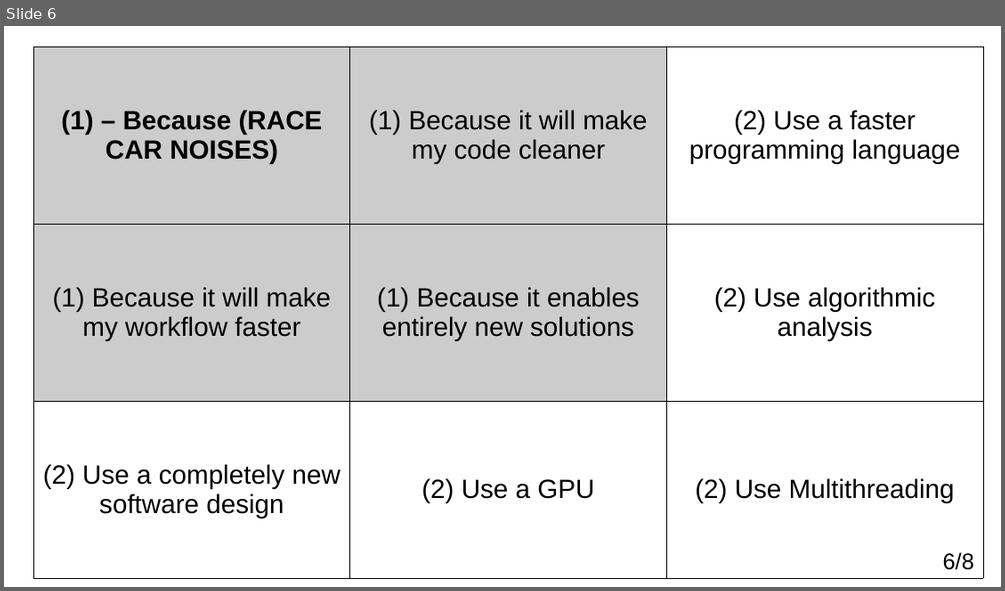
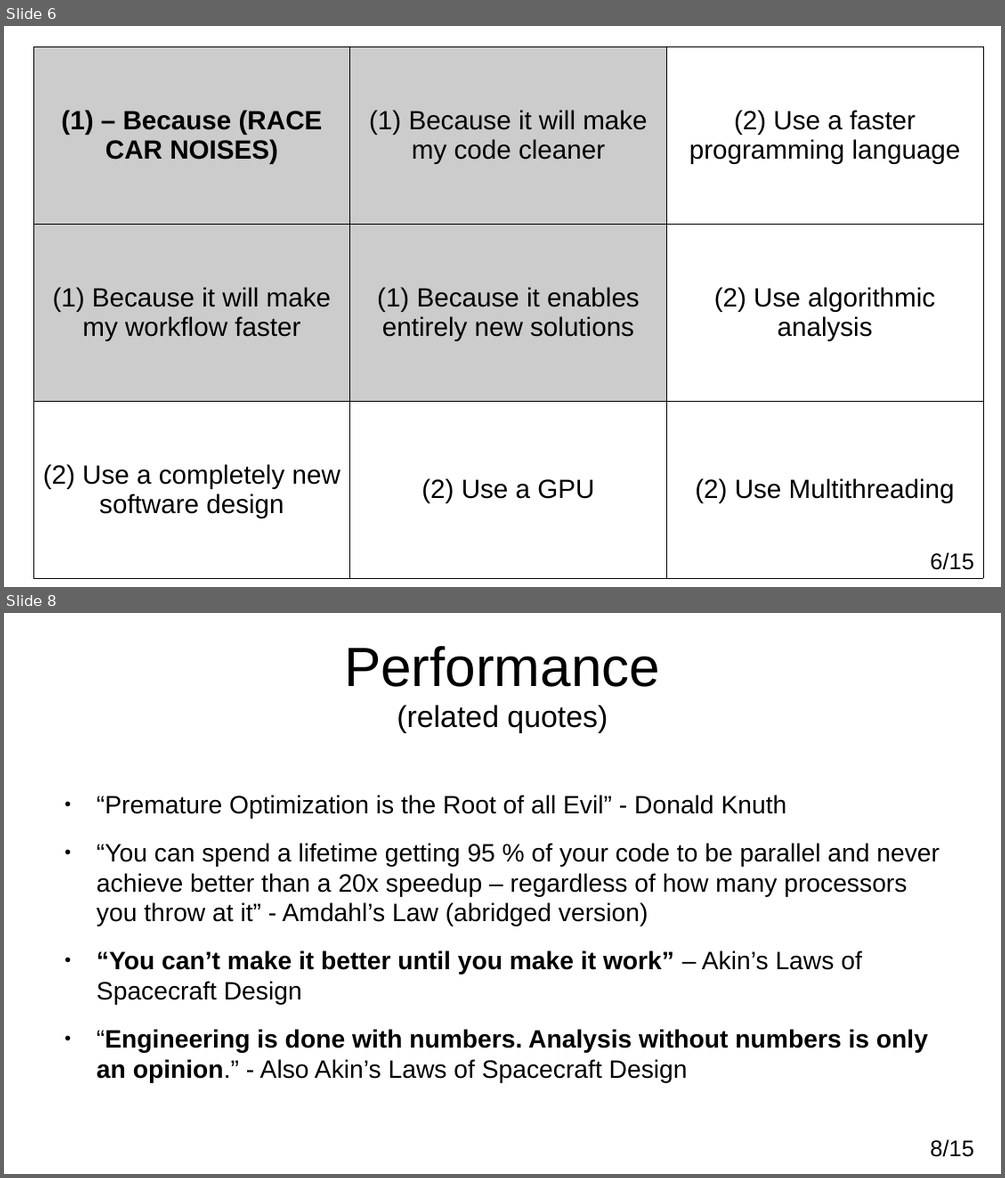
Before and after one commit to adamkewley/rse-meetups, a slide deck: 6_Performance/PresentationSlides.odp. Shown one above the other, each under a label of ours: slide 6 before the commit, slides 6 and 8 after it; the slides between them are not shown. The pictures are 1005x591 and 1005x1178 pixels, drawn with LibreOffice and Linux fonts; fonts in the diff are those of the drawing. Boxes give left, top, right and bottom in pixels: in the first picture for what was removed or moved away, otherwise in the second. Text is boxed around its words. In the diff, an @@ line names an element or a change of style, - is before the commit and + after.

Commit message:
Add completed performance slides

```diff
--- a/6_Performance/PresentationSlides.odp
+++ b/6_Performance/PresentationSlides.odp
@@ slide 8 added at (x1=4, y1=613, x2=1001, y2=1174), background #FFFFFF @@
@@ title added at (x1=344, y1=646, x2=660, y2=733), 24 pt, text #000000 @@
+Performance
+(related quotes)
@@ text added at (x1=97, y1=795, x2=939, y2=1083), 20 pt, text #000000 @@
+● “Premature Optimization is the Root of all Evil” - Donald Knuth
+● “You can spend a lifetime getting 95 % of your code to be parallel and never achieve better than a 20x speedup – regardless of how many processors you throw at it” - Amdahl’s Law (abridged version)
+● “You can’t make it better until you make it work” – Akin’s Laws of Spacecraft Design
+● “Engineering is done with numbers. Analysis without numbers is only an opinion.” - Also Akin’s Laws of Spacecraft Design
@@ page number added at (x1=930, y1=1139, x2=973, y2=1157), 18 pt, text #000000 @@
+8/15
@@ page number at (x1=930, y1=552, x2=973, y2=570): text changed @@
-6/8
+6/15
```
Also in this commit, not shown: 1 slide changed, 7 other slides added, 1 slide removed, 4 other files.
